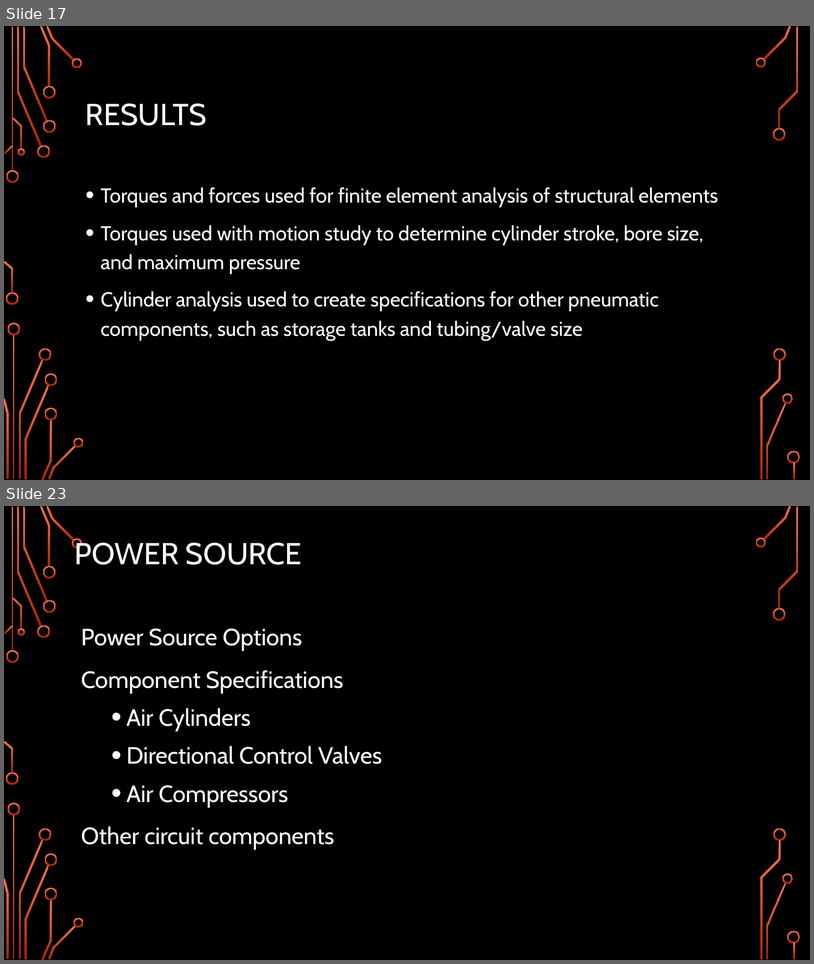
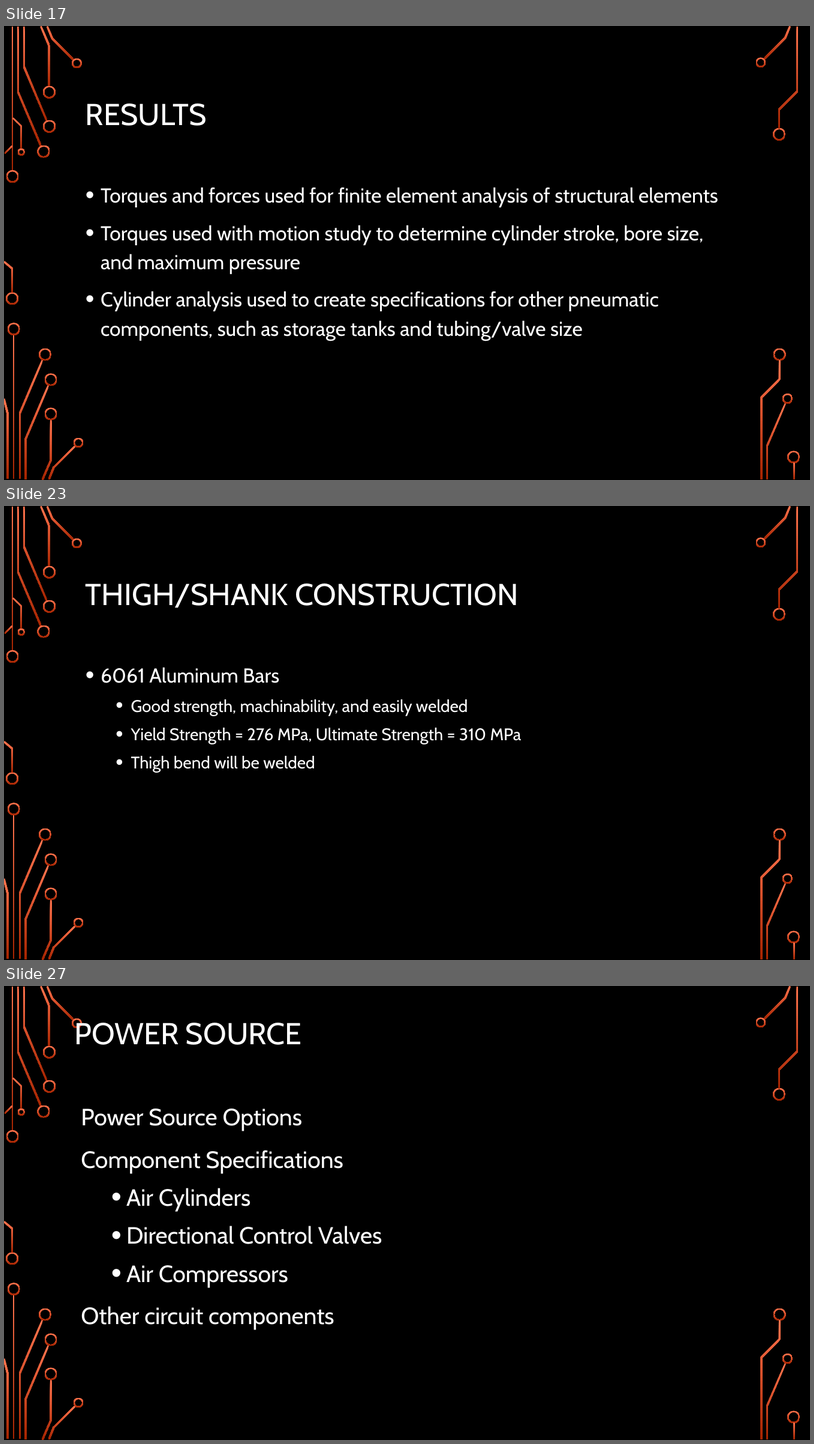
Before and after one commit to Logiant/AgileRoboticControls, a slide deck: Documentation/Presentation/Design Presentation/Design Presentation.pptx. Shown one above the other, each under a label of ours: slides 17 and 23 before the commit, slides 17, 23 and 27 after it; the slides between them are not shown. The pictures are 814x964 and 814x1444 pixels, drawn with LibreOffice and Linux fonts; fonts in the diff are those of the drawing; background and template pictures are left out. Boxes give left, top, right and bottom in pixels: in the first picture for what was removed or moved away, otherwise in the second. Text is boxed around its words. In the diff, an @@ line names an element or a change of style, - is before the commit and + after.

```diff
--- a/Documentation/Presentation/Design Presentation/Design Presentation.pptx
+++ b/Documentation/Presentation/Design Presentation/Design Presentation.pptx
@@ slide 23 added at (4, 506, 810, 960), background picture (left out); not listed: 36 template elements that a slide beside it also shows @@
@@ title added at (86, 583, 519, 608), 36 pt, text #FFFFFF @@
+THIGH/SHANK CONSTRUCTION
@@ text added at (101, 667, 522, 772), 20 pt, text #FFFFFF @@
+• 6061 Aluminum Bars
+  • Good strength, machinability, and easily welded
+  • Yield Strength = 276 MPa, Ultimate Strength = 310 MPa
+  • Thigh bend will be welded
@@ what was slide 23 is now slide 27 @@
```
Also in this commit, not shown: 5 slides changed, 3 other slides added, 1 other file.
